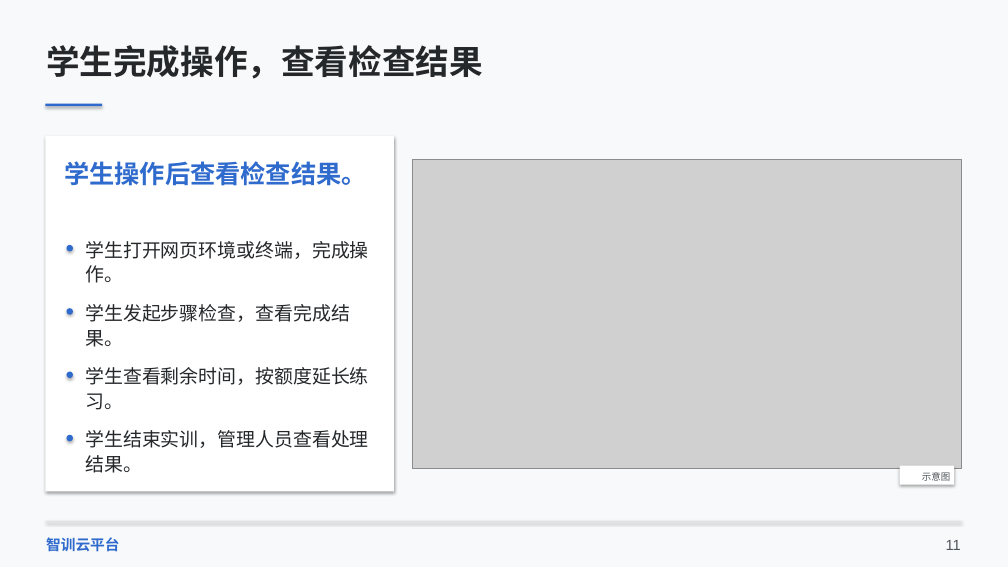
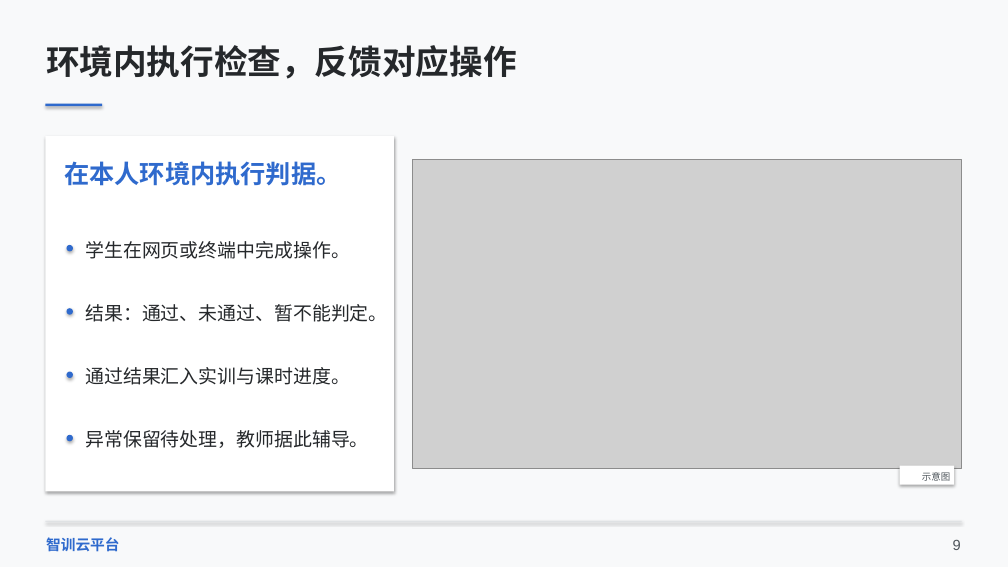
Before and after one commit to throwOctober/zhixun-cloud-showcase, a slide deck: slide 9 of project-overview.pptx. Drawn at 1008x567 pixels with LibreOffice and Linux fonts; fonts in the diff are those of the drawing; grey boxes stand for pictures. Boxes give left, top, right and bottom in pixels: in the first picture for what was removed or moved away, otherwise in the second. Text is boxed around its words. In the diff, an @@ line names an element or a change of style, - is before the commit and + after.

```diff
--- a/project-overview.pptx
+++ b/project-overview.pptx
@@ text at [46, 45, 517, 79]: text changed @@
-学生完成操作，查看检查结果
+环境内执行检查，反馈对应操作
@@ text at [64, 161, 341, 186]: text changed @@
-学生操作后查看检查结果。
+在本人环境内执行判据。
@@ text at [85, 241, 350, 259]: text changed @@
-学生打开网页环境或终端，完成操
-作。
+学生在网页或终端中完成操作。
@@ text at [85, 304, 387, 322]: text changed @@
-学生发起步骤检查，查看完成结
-果。
+结果：通过、未通过、暂不能判定。
@@ text at [85, 367, 350, 385]: text changed @@
-学生查看剩余时间，按额度延长练
-习。
+通过结果汇入实训与课时进度。
@@ text at [85, 430, 368, 448]: text changed @@
-学生结束实训，管理人员查看处理
-结果。
+异常保留待处理，教师据此辅导。
@@ text at [953, 540, 961, 550]: text changed @@
-11
+9
```
Also in this commit, not shown: 16 other slides changed, 1 slide added, 1 slide removed, 3 other files.
